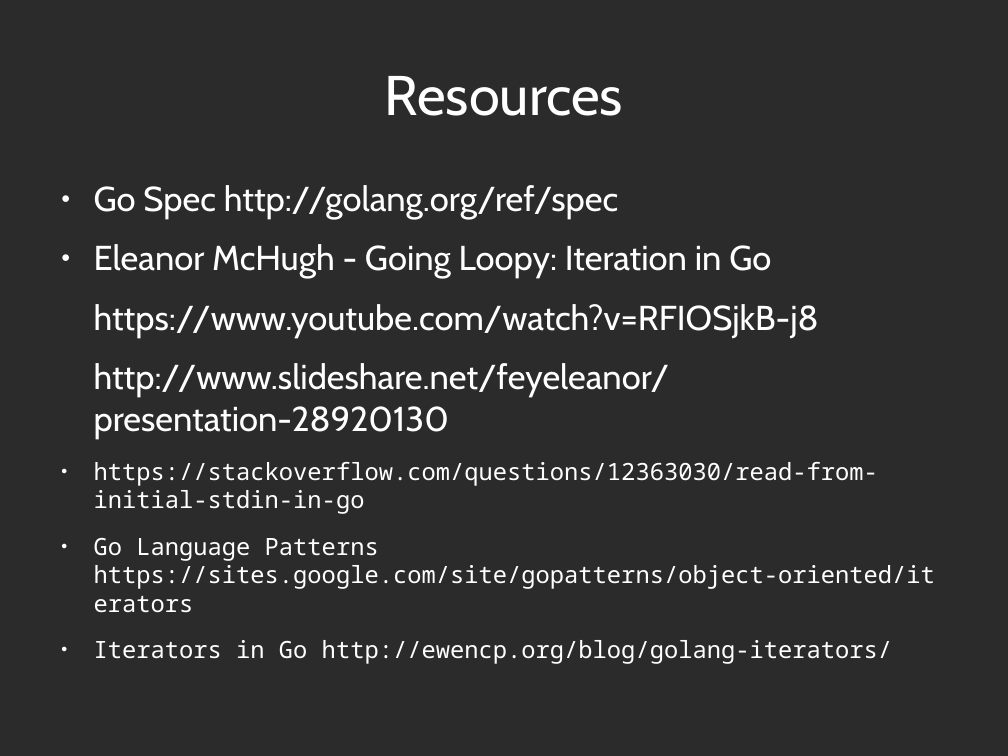
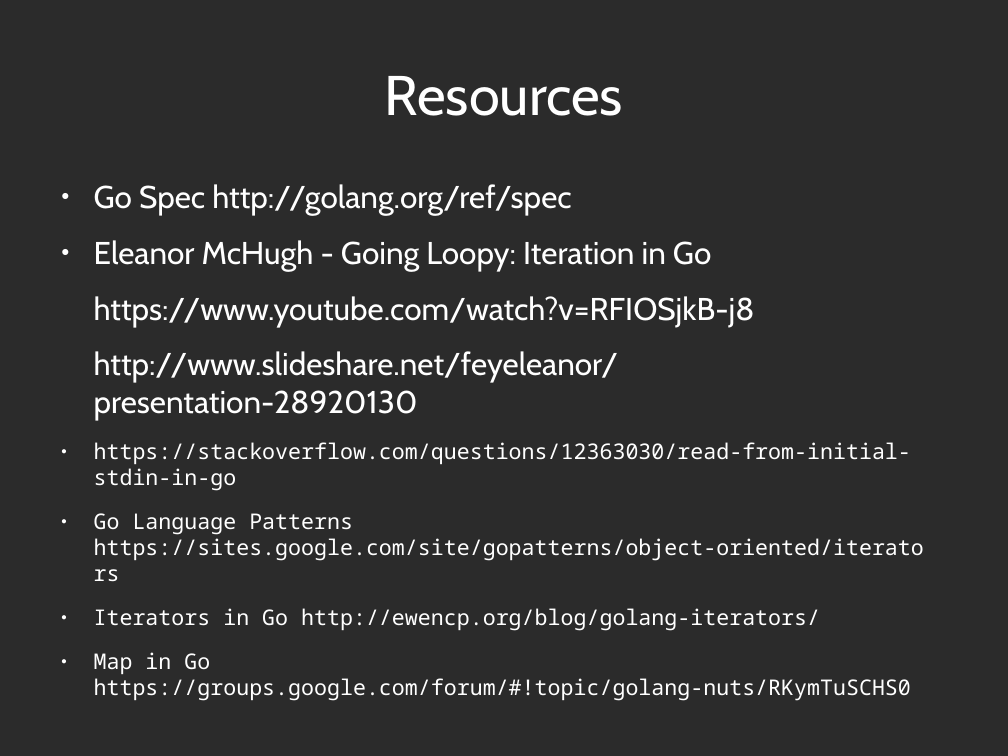
Before and after one commit to abramhindle/python-iteration-talk, a slide deck: slide 20 of iteration-talk-go.odp (slide 21 before the commit). Drawn at 1008x756 pixels with LibreOffice and Linux fonts; fonts in the diff are those of the drawing; background and template pictures are left out; a plain dark background stands for a picture behind light text. Boxes give left, top, right and bottom in pixels: in the first picture for what was removed or moved away, otherwise in the second. Text is boxed around its words. In the diff, an @@ line names an element or a change of style, - is before the commit and + after.

```diff
--- a/iteration-talk-go.odp
+++ b/iteration-talk-go.odp
@@ text at [94, 184, 924, 631]: size 27.2 to 24.8 pt in "Go Spec http://golang.org/ref/spec", "Eleanor McHugh - Going Loopy: Iteration in ...", "https://www.youtube.com/watch?v=RFIOSjkB-j8", "http://www.slideshare.net/feyeleanor/presentation-28920130"; size 18.7 to 17.1 pt in "https://stackoverflow.com/questions/12363030/read-from-initi ...", "Go Language Patterns https://sites.google.com/site/gopattern ...", "Iterators in Go http://ewencp.org/blog/golang-iterators/" @@
@@ text at [94, 652, 911, 701]: paragraph added @@
+● Map in Go https://groups.google.com/forum/#!topic/golang-nuts/RKymTuSCHS0
```
Also in this commit, not shown: 3 other slides changed, 1 slide removed.
